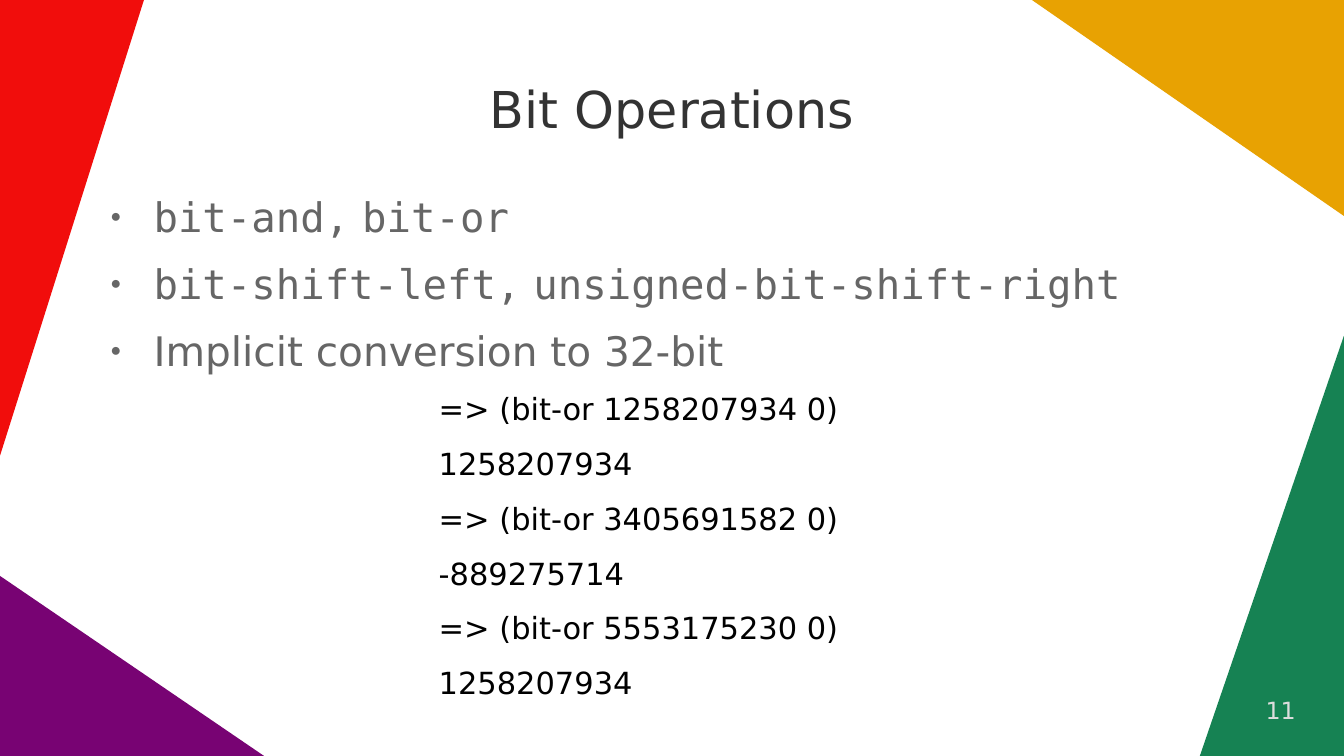
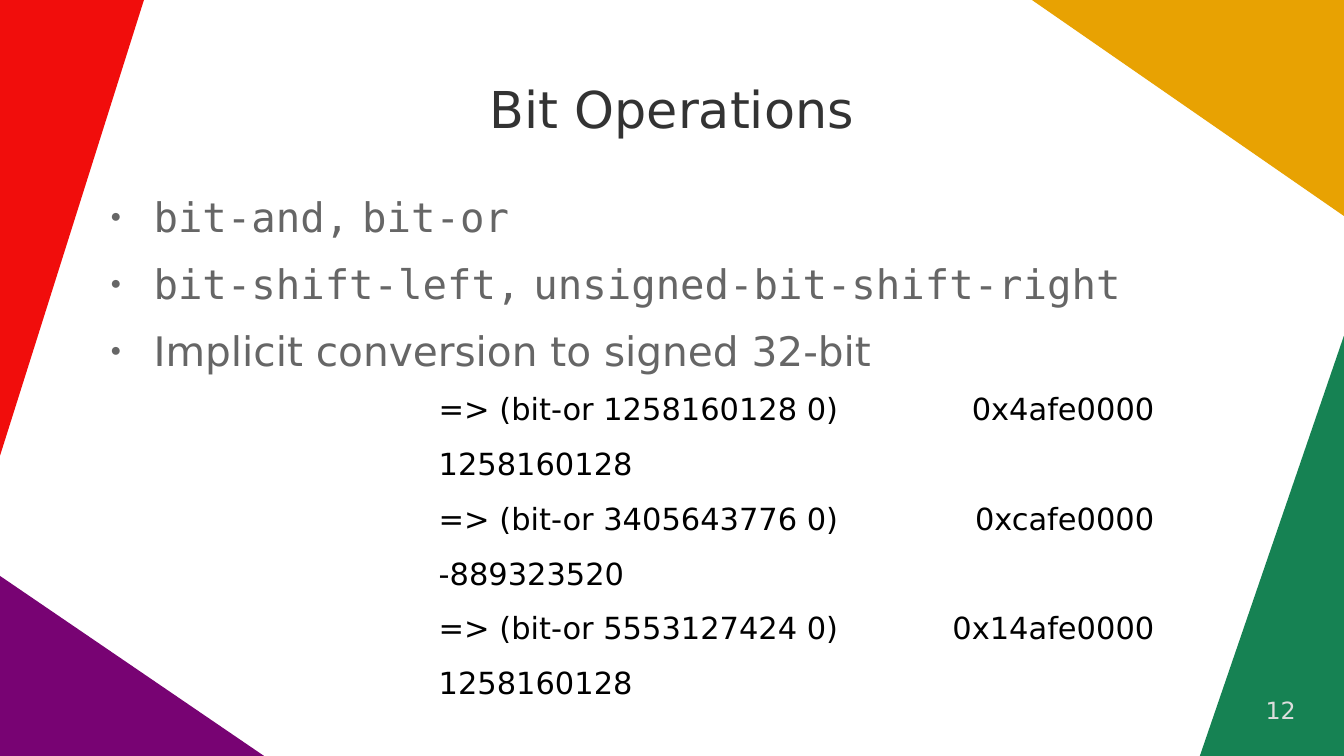
Before and after one commit to quoll/cljs-math, a slide deck: slide 12 of docs/ClojureDays2022.odp (slide 11 before the commit). Drawn at 1344x756 pixels with LibreOffice and Linux fonts; fonts in the diff are those of the drawing. Boxes give left, top, right and bottom in pixels: in the first picture for what was removed or moved away, otherwise in the second. Text is boxed around its words. In the diff, an @@ line names an element or a change of style, - is before the commit and + after.

```diff
--- a/docs/ClojureDays2022.odp
+++ b/docs/ClojureDays2022.odp
@@ text at [154, 335, 871, 374]: text changed @@
-● Implicit conversion to 32-bit
+● Implicit conversion to signed 32-bit
@@ text at [439, 397, 838, 695]: text changed @@
-=> (bit-or 1258207934 0)
-1258207934
-=> (bit-or 3405691582 0)
--889275714
-=> (bit-or 5553175230 0)
-1258207934
+=> (bit-or 1258160128 0)
+1258160128
+=> (bit-or 3405643776 0)
+-889323520
+=> (bit-or 5553127424 0)
+1258160128
@@ text added at [952, 397, 1154, 640], 18 pt, text #000000 @@
+0x4afe0000
+0xcafe0000
+0x14afe0000
@@ page number at [1266, 701, 1296, 719]: text changed @@
-11
+12
```
Also in this commit, not shown: 2 other slides changed, 5 slides added.
